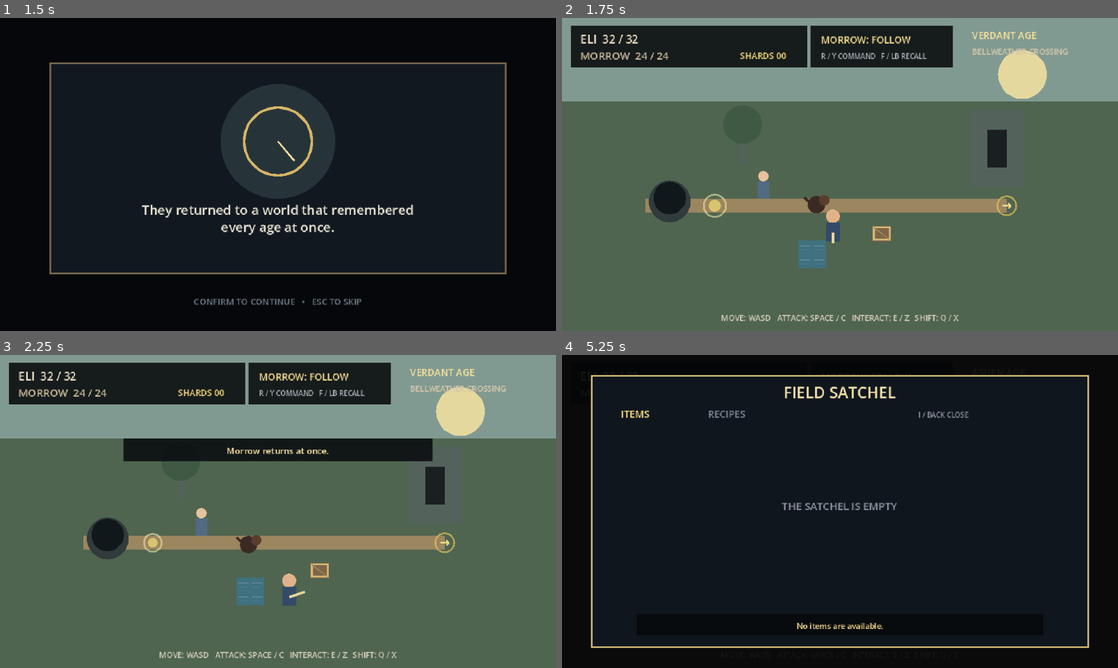
Above: before the commit, frames 1-4 (two rows, left to right).
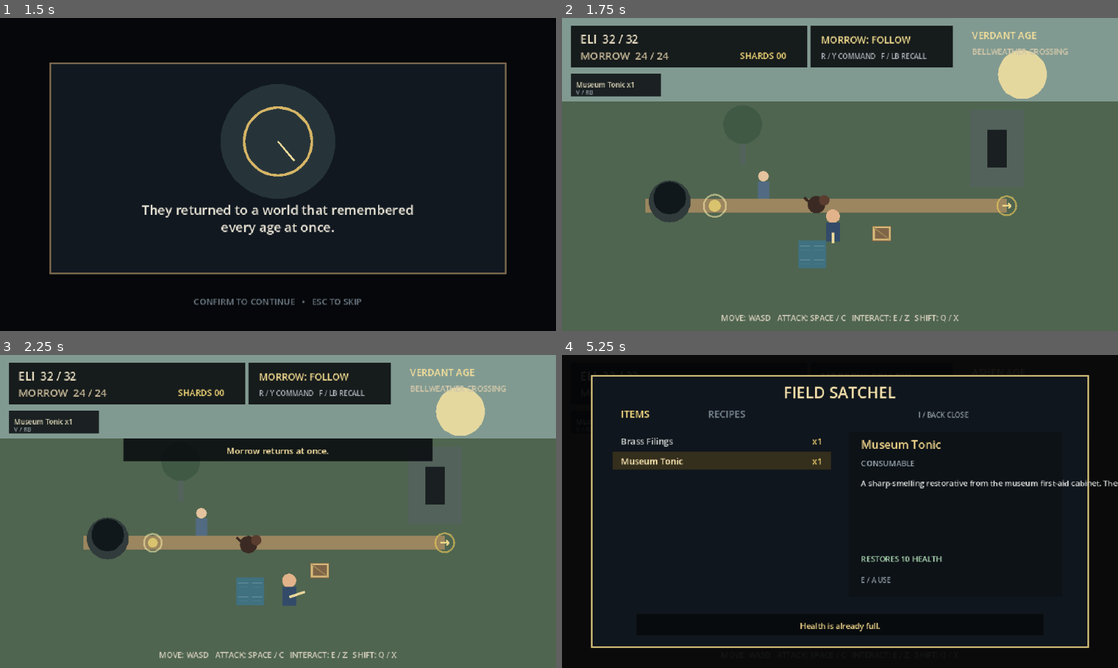
Above: after the commit, the same moments.

Repository: EVAVO-STUDIO/epochbound
Game: Godot game, scene res://src/app.tscn
Same seed, same stepped clock (60 frames per second), same inputs: the game is played once before the commit and once after it.
Inputs (mouse positions are in pixels of both pictures, inside the frame that each line leads up to):
- Up to frame 1 (1.5 s): tap Enter (ui_accept) at 0.5, 0.77, 1.25 s; move the mouse to (400, 158) at 0.52 s; hold D (move_right) 0.53-1.28 s; tap Space (attack) at 0.6 s; click (400, 158) at 0.67 s; move the mouse to (166, 190) at 1.27 s; hold S (move_down) from 1.28 s (still down); tap R (companion_command) at 1.35 s
- Up to frame 2 (1.75 s): keep holding S (move_down); tap Enter (ui_accept) at 1.52 s
- Up to frame 3 (2.25 s): move the mouse to (333, 442) at 2.02 s; release S (move_down) at 2.03 s; hold D (move_right) from 2.03 s (still down); tap F (companion_recall) at 2.1 s
- Up to frame 4 (5.25 s): move the mouse to (812, 574) at 2.77 s; release D (move_right) at 2.78 s; hold W (move_up) 2.78-3.53 s; tap Q (era_shift) at 2.85 s; click (812, 574) at 2.92 s; tap Enter (ui_accept) at 3.02, 3.77, 4.52, 5 s; move the mouse to (1006, 558) at 3.52 s; hold A (move_left) 3.53-5.03 s; tap E (interact) at 3.6 s; tap I (inventory_toggle) at 4.15 s; move the mouse to (673, 464) at 4.27 s; tap V (quick_item) at 4.35 s; move the mouse to (867, 511) at 5.02 s; hold S (move_down) from 5.03 s (still down); tap Space (attack) at 5.1 s; click (867, 511) at 5.17 s

Frame 1 is identical in both runs. In frame 2, 1.2% of the frame differs, in the area x 1-18%, y 17-26%; in frame 3, 1.2%; in frame 4, 4.0%, in the area x 9-100%, y 26-89%.
Error before the commit: Parse Error: Cannot find member "sort_custom" in base "PackedStringArray". (res://src/game/inventory_model.gd:165)

Commit message:
fix: use sortable arrays for item ordering

Diff:
--- a/src/game/inventory_model.gd
+++ b/src/game/inventory_model.gd
@@ -158,7 +158,7 @@
 
 
 static func sorted_inventory_ids(inventory: Dictionary, item_definitions: Dictionary) -> PackedStringArray:
-	var ids := PackedStringArray()
+	var ids: Array[String] = []
 	for item_id in inventory.keys():
 		if count(inventory, str(item_id)) > 0 and item_definitions.has(item_id):
 			ids.append(str(item_id))
@@ -167,11 +167,11 @@
 		var right_name := ItemCatalog.item_name(ItemCatalog.item(item_definitions, right), right)
 		return left_name.naturalnocasecmp_to(right_name) < 0
 	)
-	return ids
+	return PackedStringArray(ids)
 
 
 static func sorted_recipe_ids(unlocked: Dictionary, recipe_definitions: Dictionary) -> PackedStringArray:
-	var ids := PackedStringArray()
+	var ids: Array[String] = []
 	for recipe_id in unlocked.keys():
 		if bool(unlocked.get(recipe_id, false)) and recipe_definitions.has(recipe_id):
 			ids.append(str(recipe_id))
@@ -180,7 +180,7 @@
 		var right_data := ItemCatalog.recipe(recipe_definitions, right)
 		return str(left_data.get("display_name", left)).naturalnocasecmp_to(str(right_data.get("display_name", right))) < 0
 	)
-	return ids
+	return PackedStringArray(ids)
 
 
 static func first_healing_item(inventory: Dictionary, item_definitions: Dictionary) -> String:
Not shown, changed: addons/epochbound_item_forge/item_forge_studio.gd
Not shown, removed: .github/workflows/apply-item-sort-fix.yml
